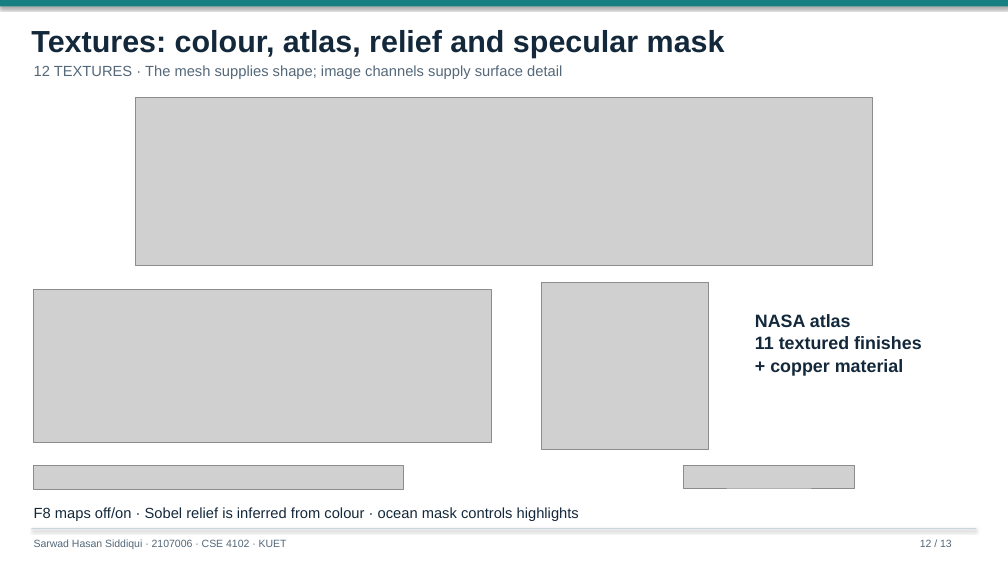
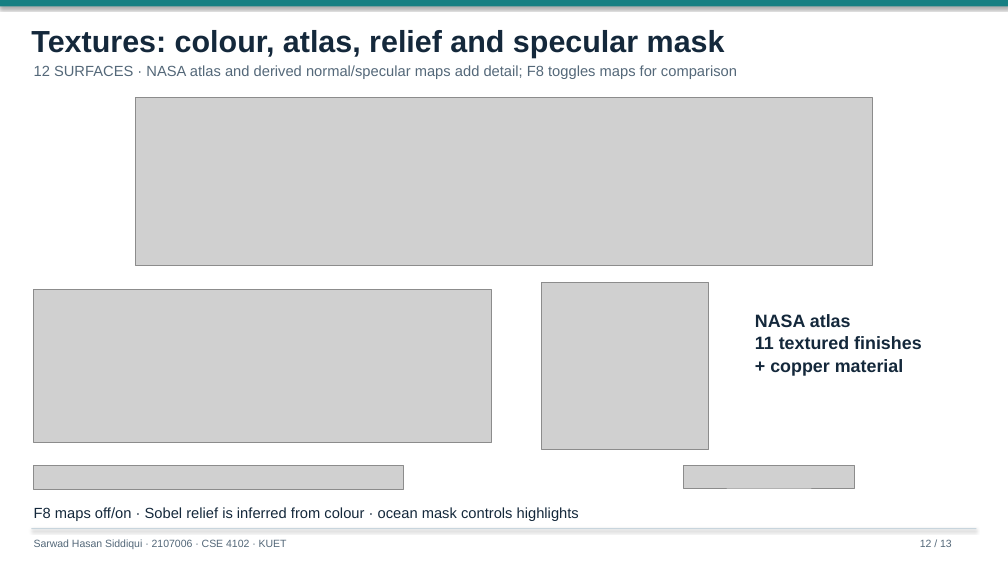
Before and after one commit to Rockstatata/Voyager-2, a slide deck: slide 12 of docs/report/Final-Presentation.pptx. Drawn at 1008x567 pixels with LibreOffice and Linux fonts; fonts in the diff are those of the drawing; grey boxes stand for pictures. Boxes give left, top, right and bottom in pixels: in the first picture for what was removed or moved away, otherwise in the second. Text is boxed around its words. In the diff, an @@ line names an element or a change of style, - is before the commit and + after.

```diff
--- a/docs/report/Final-Presentation.pptx
+++ b/docs/report/Final-Presentation.pptx
@@ text at bbox=[34, 65, 737, 79]: text changed @@
-12 TEXTURES · The mesh supplies shape; image channels supply surface detail
+12 SURFACES · NASA atlas and derived normal/specular maps add detail; F8 toggles maps for comparison
```
Also in this commit, not shown: 10 other slides changed, 10 other files.
